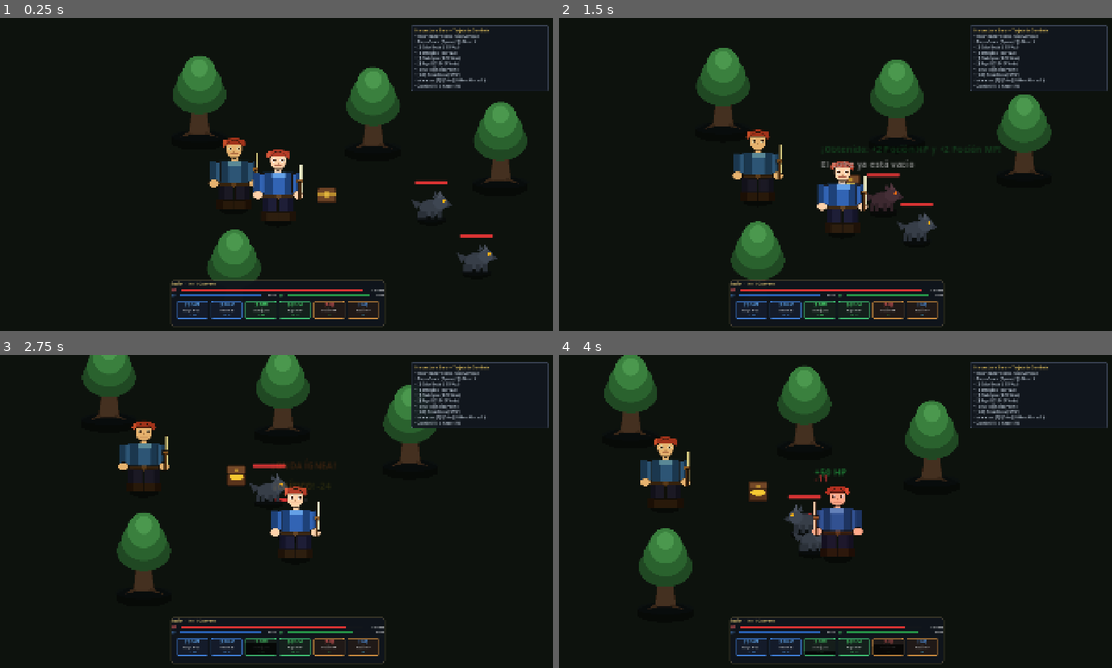
Above: before the commit, frames 1-4 (two rows, left to right).
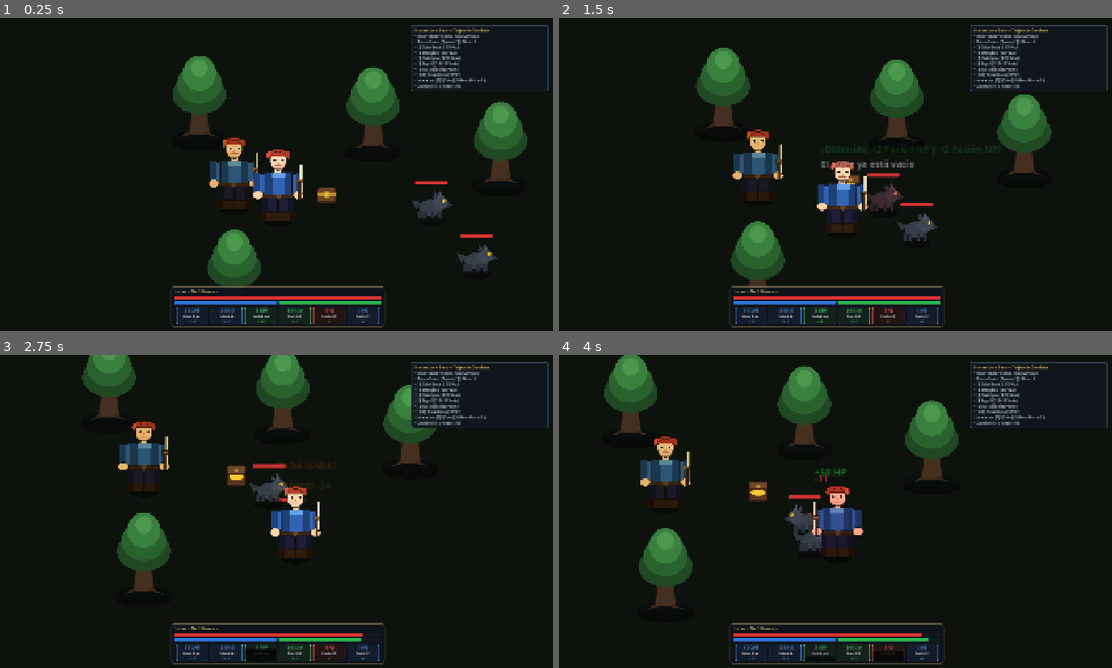
Above: after the commit, the same moments.

Repository: ElimeletCA/hlz-port
Game: Godot game, scene res://scenes/VerticalSlice.tscn
Same seed, same stepped clock (60 frames per second), same inputs: the game is played once before the commit and once after it. This scene is started directly instead of the project's main scene.
Inputs (mouse positions are in pixels of both pictures, inside the frame that each line leads up to):
- Up to frame 1 (0.25 s): no input
- Up to frame 2 (1.5 s): tap Enter (ui_accept) at 0.5, 0.77 s; move the mouse to (957, 158) at 0.52 s; hold D (move_right) 0.53-1.28 s; tap Space (attack) at 0.6 s; click (957, 158) at 0.67 s; move the mouse to (724, 190) at 1.27 s; hold S (move_down) from 1.28 s (still down); tap E (interact) at 1.35 s
- Up to frame 3 (2.75 s): tap Enter (ui_accept) at 1.52 s; move the mouse to (331, 442) at 2.02 s; release S (move_down) at 2.03 s; hold D (move_right) from 2.03 s (still down); tap 3 (slot_3_elem) at 2.1 s
- Up to frame 4 (4 s): move the mouse to (807, 574) at 2.77 s; release D (move_right) at 2.78 s; hold W (move_up) 2.78-3.53 s; tap 4 (slot_4_elem) at 2.85 s; click (807, 574) at 2.92 s; tap Enter (ui_accept) at 3.02, 3.77 s; move the mouse to (1001, 558) at 3.52 s; hold A (move_left) from 3.53 s (still down); tap 5 (slot_5_item_hp) at 3.6 s

The runs differ from the first frame. In frame 1, 2.8% of the frame differs, in the area x 31-70%, y 83-99%; in frame 2, 2.7%; in frame 3, 2.6%; in frame 4, 2.6%.

Commit message:
feat(HUD): adaptar tarjeta inferior minimalista sin etiquetas y bordes de slots fieles a J2ME

Diff:
--- a/godot/scenes/VerticalSlice.tscn
+++ b/godot/scenes/VerticalSlice.tscn
@@ -33,6 +33,10 @@
 corner_radius_bottom_left = 6
 
 [sub_resource type="StyleBoxFlat" id="StyleBoxFlat_card_bg"]
+content_margin_left = 12.0
+content_margin_top = 8.0
+content_margin_right = 12.0
+content_margin_bottom = 8.0
 bg_color = Color(0.06, 0.08, 0.11, 0.95)
 border_width_left = 3
 border_width_top = 3
@@ -43,6 +47,13 @@
 corner_radius_top_right = 8
 corner_radius_bottom_right = 8
 corner_radius_bottom_left = 8
+
+[sub_resource type="StyleBoxFlat" id="StyleBoxFlat_bar_bg"]
+bg_color = Color(0.08, 0.1, 0.13, 0.9)
+corner_radius_top_left = 3
+corner_radius_top_right = 3
+corner_radius_bottom_right = 3
+corner_radius_bottom_left = 3
 
 [sub_resource type="StyleBoxFlat" id="StyleBoxFlat_hp_fill"]
 bg_color = Color(0.85, 0.2, 0.2, 1)
@@ -96,13 +107,25 @@
 corner_radius_bottom_right = 5
 corner_radius_bottom_left = 5
 
-[sub_resource type="StyleBoxFlat" id="StyleBoxFlat_slot_item"]
-bg_color = Color(0.13, 0.1, 0.09, 0.92)
+[sub_resource type="StyleBoxFlat" id="StyleBoxFlat_slot_item_hp"]
+bg_color = Color(0.13, 0.08, 0.08, 0.92)
 border_width_left = 2
 border_width_top = 2
 border_width_right = 2
 border_width_bottom = 2
-border_color = Color(0.8, 0.55, 0.25, 0.9)
+border_color = Color(0.85, 0.25, 0.25, 0.9)
+corner_radius_top_left = 5
+corner_radius_top_right = 5
+corner_radius_bottom_right = 5
+corner_radius_bottom_left = 5
+
+[sub_resource type="StyleBoxFlat" id="StyleBoxFlat_slot_item_sp"]
+bg_color = Color(0.08, 0.11, 0.17, 0.92)
+border_width_left = 2
+border_width_top = 2
+border_width_right = 2
+border_width_bottom = 2
+border_color = Color(0.25, 0.5, 0.85, 0.9)
 corner_radius_top_left = 5
 corner_radius_top_right = 5
 corner_radius_bottom_right = 5
@@ -205,16 +228,16 @@
 anchor_right = 0.5
 anchor_bottom = 1.0
 offset_left = -370.0
-offset_top = -175.0
+offset_top = -148.0
 offset_right = 370.0
-offset_bottom = -15.0
+offset_bottom = -14.0
 grow_horizontal = 2
 grow_vertical = 0
 theme_override_styles/panel = SubResource("StyleBoxFlat_card_bg")
 
 [node name="VBox" type="VBoxContainer" parent="HUD/CombatCard"]
 layout_mode = 2
-theme_override_constants/separation = 6
+theme_override_constants/separation = 5
 
 [node name="Header" type="HBoxContainer" parent="HUD/CombatCard/VBox"]
 layout_mode = 2
@@ -228,98 +251,45 @@
 
 [node name="Bars" type="VBoxContainer" parent="HUD/CombatCard/VBox"]
 layout_mode = 2
-theme_override_constants/separation = 3
-
-[node name="HPContainer" type="HBoxContainer" parent="HUD/CombatCard/VBox/Bars"]
-layout_mode = 2
-theme_override_constants/separation = 8
-
-[node name="Label" type="Label" parent="HUD/CombatCard/VBox/Bars/HPContainer"]
-custom_minimum_size = Vector2(24, 0)
-layout_mode = 2
-theme_override_colors/font_color = Color(1, 0.4, 0.4, 1)
-theme_override_font_sizes/font_size = 11
-text = "HP"
-
-[node name="HPBar" type="ProgressBar" parent="HUD/CombatCard/VBox/Bars/HPContainer"]
-layout_mode = 2
-size_flags_horizontal = 3
-size_flags_vertical = 4
+theme_override_constants/separation = 4
+
+[node name="HPBar" type="ProgressBar" parent="HUD/CombatCard/VBox/Bars"]
+custom_minimum_size = Vector2(0, 14)
+layout_mode = 2
+theme_override_styles/background = SubResource("StyleBoxFlat_bar_bg")
 theme_override_styles/fill = SubResource("StyleBoxFlat_hp_fill")
 max_value = 120.0
 value = 120.0
 show_percentage = false
 
-[node name="HPLabel" type="Label" parent="HUD/CombatCard/VBox/Bars/HPContainer"]
-custom_minimum_size = Vector2(65, 0)
-layout_mode = 2
-theme_override_font_sizes/font_size = 10
-text = "120 / 120"
-horizontal_alignment = 2
-
 [node name="ResourceRow" type="HBoxContainer" parent="HUD/CombatCard/VBox/Bars"]
 layout_mode = 2
-theme_override_constants/separation = 12
-
-[node name="SPContainer" type="HBoxContainer" parent="HUD/CombatCard/VBox/Bars/ResourceRow"]
+theme_override_constants/separation = 6
+
+[node name="SPBar" type="ProgressBar" parent="HUD/CombatCard/VBox/Bars/ResourceRow"]
+custom_minimum_size = Vector2(0, 10)
 layout_mode = 2
 size_flags_horizontal = 3
-theme_override_constants/separation = 6
-
-[node name="Label" type="Label" parent="HUD/CombatCard/VBox/Bars/ResourceRow/SPContainer"]
-custom_minimum_size = Vector2(22, 0)
-layout_mode = 2
-theme_override_colors/font_color = Color(0.35, 0.65, 1, 1)
-theme_override_font_sizes/font_size = 10
-text = "SP"
-
-[node name="SPBar" type="ProgressBar" parent="HUD/CombatCard/VBox/Bars/ResourceRow/SPContainer"]
-layout_mode = 2
-size_flags_horizontal = 3
-size_flags_vertical = 4
+theme_override_styles/background = SubResource("StyleBoxFlat_bar_bg")
 theme_override_styles/fill = SubResource("StyleBoxFlat_sp_fill")
 max_value = 30.0
 value = 30.0
 show_percentage = false
 
-[node name="SPLabel" type="Label" parent="HUD/CombatCard/VBox/Bars/ResourceRow/SPContainer"]
-custom_minimum_size = Vector2(45, 0)
-layout_mode = 2
-theme_override_font_sizes/font_size = 9
-text = "30 / 30"
-horizontal_alignment = 2
-
-[node name="EPContainer" type="HBoxContainer" parent="HUD/CombatCard/VBox/Bars/ResourceRow"]
+[node name="EPBar" type="ProgressBar" parent="HUD/CombatCard/VBox/Bars/ResourceRow"]
+custom_minimum_size = Vector2(0, 10)
 layout_mode = 2
 size_flags_horizontal = 3
-theme_override_constants/separation = 6
-
-[node name="Label" type="Label" parent="HUD/CombatCard/VBox/Bars/ResourceRow/EPContainer"]
-custom_minimum_size = Vector2(22, 0)
-layout_mode = 2
-theme_override_colors/font_color = Color(0.3, 0.9, 0.45, 1)
-theme_override_font_sizes/font_size = 10
-text = "EP"
-
-[node name="EPBar" type="ProgressBar" parent="HUD/CombatCard/VBox/Bars/ResourceRow/EPContainer"]
-layout_mode = 2
-size_flags_horizontal = 3
-size_flags_vertical = 4
+theme_override_styles/background = SubResource("StyleBoxFlat_bar_bg")
 theme_override_styles/fill = SubResource("StyleBoxFlat_ep_fill")
 max_value = 50.0
 value = 50.0
 show_percentage = false
 
-[node name="EPLabel" type="Label" parent="HUD/CombatCard/VBox/Bars/ResourceRow/EPContainer"]
-custom_minimum_size = Vector2(45, 0)
-layout_mode = 2
-theme_override_font_sizes/font_size = 9
-text = "50 / 50"
-horizontal_alignment = 2
-
 [node name="EXPBar" type="ProgressBar" parent="HUD/CombatCard/VBox/Bars"]
 custom_minimum_size = Vector2(0, 3)
 layout_mode = 2
+theme_override_styles/background = SubResource("StyleBoxFlat_bar_bg")
 theme_override_styles/fill = SubResource("StyleBoxFlat_exp_line")
 max_value = 70.0
 show_percentage = false
@@ -484,7 +454,7 @@
 [node name="Slot5" type="PanelContainer" parent="HUD/CombatCard/VBox/Slots"]
 custom_minimum_size = Vector2(110, 60)
 layout_mode = 2
-theme_override_styles/panel = SubResource("StyleBoxFlat_slot_item")
+theme_override_styles/panel = SubResource("StyleBoxFlat_slot_item_hp")
 
 [node name="VBox" type="VBoxContainer" parent="HUD/CombatCard/VBox/Slots/Slot5"]
 layout_mode = 2
@@ -522,7 +492,7 @@
 [node name="Slot6" type="PanelContainer" parent="HUD/CombatCard/VBox/Slots"]
 custom_minimum_size = Vector2(110, 60)
 layout_mode = 2
-theme_override_styles/panel = SubResource("StyleBoxFlat_slot_item")
+theme_override_styles/panel = SubResource("StyleBoxFlat_slot_item_sp")
 
 [node name="VBox" type="VBoxContainer" parent="HUD/CombatCard/VBox/Slots/Slot6"]
 layout_mode = 2
--- a/godot/scripts/hud.gd
+++ b/godot/scripts/hud.gd
@@ -17,16 +17,9 @@
 
 # Referencias a la tarjeta unificada inferior
 @onready var name_label: Label = $CombatCard/VBox/Header/NameLabel
-
-@onready var hp_bar: ProgressBar = $CombatCard/VBox/Bars/HPContainer/HPBar
-@onready var hp_label: Label = $CombatCard/VBox/Bars/HPContainer/HPLabel
-
-@onready var sp_bar: ProgressBar = $CombatCard/VBox/Bars/ResourceRow/SPContainer/SPBar
-@onready var sp_label: Label = $CombatCard/VBox/Bars/ResourceRow/SPContainer/SPLabel
-
-@onready var ep_bar: ProgressBar = $CombatCard/VBox/Bars/ResourceRow/EPContainer/EPBar
-@onready var ep_label: Label = $CombatCard/VBox/Bars/ResourceRow/EPContainer/EPLabel
-
+@onready var hp_bar: ProgressBar = $CombatCard/VBox/Bars/HPBar
+@onready var sp_bar: ProgressBar = $CombatCard/VBox/Bars/ResourceRow/SPBar
+@onready var ep_bar: ProgressBar = $CombatCard/VBox/Bars/ResourceRow/EPBar
 @onready var exp_bar: ProgressBar = $CombatCard/VBox/Bars/EXPBar
 
 # Las 6 barras de cooldown de los slots
@@ -72,19 +65,16 @@
 func update_hp(current: int, max_hp: int) -> void:
 	hp_bar.max_value = max_hp
 	hp_bar.value = current
-	hp_label.text = "%d / %d" % [current, max_hp]
 
 
 func update_sp(current: int, max_sp: int) -> void:
 	sp_bar.max_value = max_sp
 	sp_bar.value = current
-	sp_label.text = "%d / %d" % [current, max_sp]
 
 
 func update_ep(current: int, max_ep: int) -> void:
 	ep_bar.max_value = max_ep
 	ep_bar.value = current
-	ep_label.text = "%d / %d" % [current, max_ep]
 
 
 # Compatibilidad
